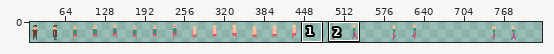
File history of a sprite sheet, packages/test/www/assets/spritesheets/pawn.png. Above: a wide view before the commit, with the close-up outlined.
Close-up. The starting point:
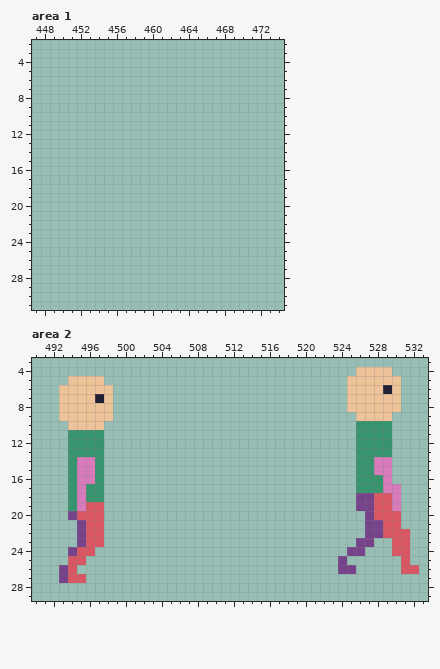
The file is 320x28 pixels. Shown: area 1: x 447..474, y 2..31; area 2: x 490..533, y 3..29. The old version is drawn lined up with the new one. The wide view leaves out empty margins. The commit also changed other parts of the picture, which this record leaves out.
Once edited:
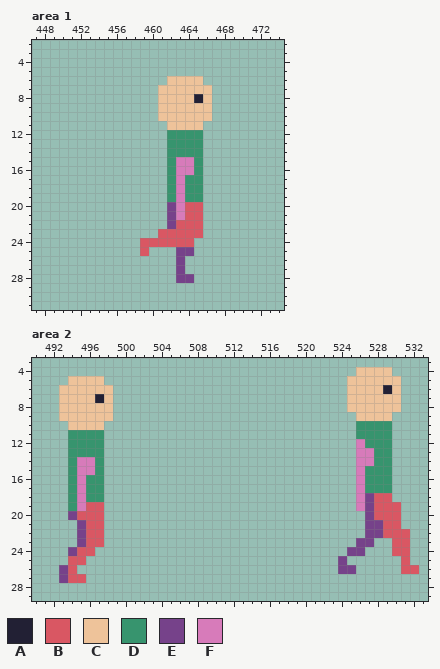
Palette (. is transparent): A #222034  B #d95763  C #eec39a  D #37946e  E #76428a  F #d77bba
Edits made:
canvas 320x28 -> 832x32; drawings rearranged on the sheet (the old picture shows each at its new place)
--- area 1
@@ x 457..468 @@
  5 ............
- 6 ............
- 7 ............
- 8 ............
- 9 ............
-10 ............
-11 ............
-12 ............
-13 ............
-14 ............
-15 ............
-16 ............
-17 ............
-18 ............
-19 ............
-20 ............
-21 ............
-22 ............
-23 ............
-24 ............
-25 ............
-26 ............
-27 ............
-28 ............
+ 6 .....CCCC...
+ 7 ....CCCCCC..
+ 8 ....CCCCAC..
+ 9 ....CCCCCC..
+10 ....CCCCCC..
+11 .....CCCC...
+12 .....DDDD...
+13 .....DDDD...
+14 .....DDDD...
+15 .....DFFD...
+16 .....DFFD...
+17 .....DFDD...
+18 .....DFDD...
+19 .....DFDD...
+20 .....EFBB...
+21 .....EFBB...
+22 .....EBBB...
+23 ....BBBBB...
+24 ..BBBBBB....
+25 ..B...EE....
+26 ......E.....
+27 ......E.....
+28 ......EE....
 29 ............
--- area 2
@@ x 490..533 @@
 11 ....DDDD............................DDDD....
-12 ....DDDD............................DDDD....
-13 ....DDDD............................DDDD....
-14 ....DFFD............................DDFF....
-15 ....DFFD............................DDFF....
-16 ....DFFD............................DDDF....
-17 ....DFDD............................DDDFF...
-18 ....DFDD............................EEBBF...
-19 ....DFBB............................EEBBF...
+12 ....DDDD............................FDDD....
+13 ....DDDD............................FFDD....
+14 ....DFFD............................FFDD....
+15 ....DFFD............................FDDD....
+16 ....DFDD............................FDDD....
+17 ....DFDD............................FDDD....
+18 ....DFDD............................FEBB....
+19 ....DFBB............................FEBBB...
 20 ....EBBB.............................EBBB...
Changed places in both close-ups, as pixel boxes (x1, y1, x2, y2):
added: (140, 76, 212, 283)
changed: (356, 439, 401, 511)
changed: (86, 475, 95, 484)
